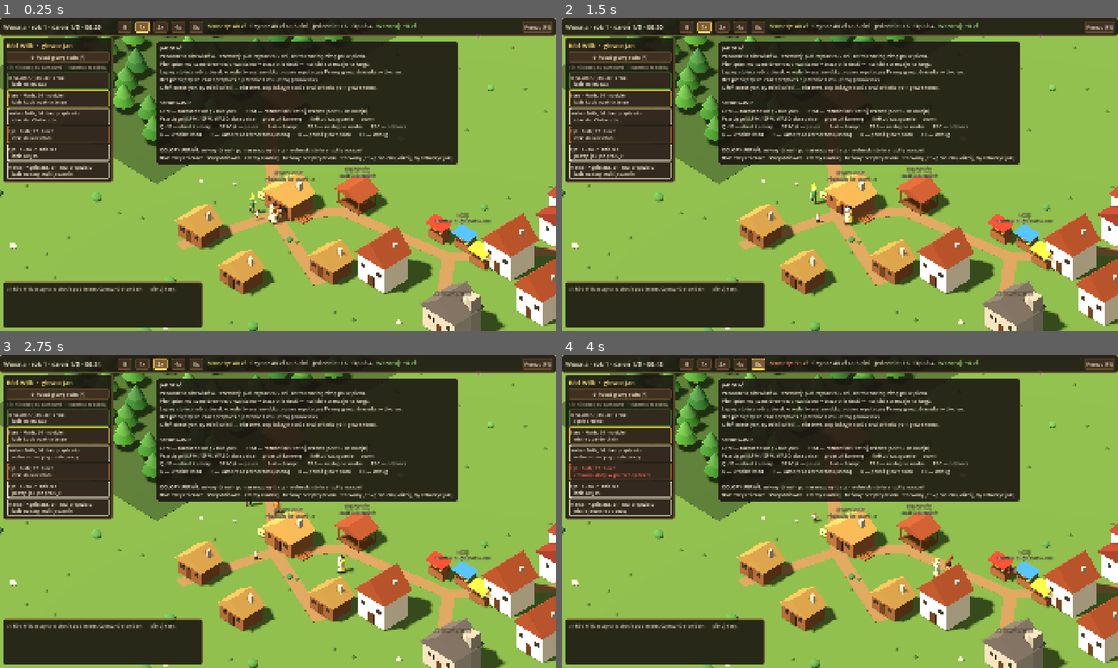
Above: before the commit, frames 1-4 (two rows, left to right).
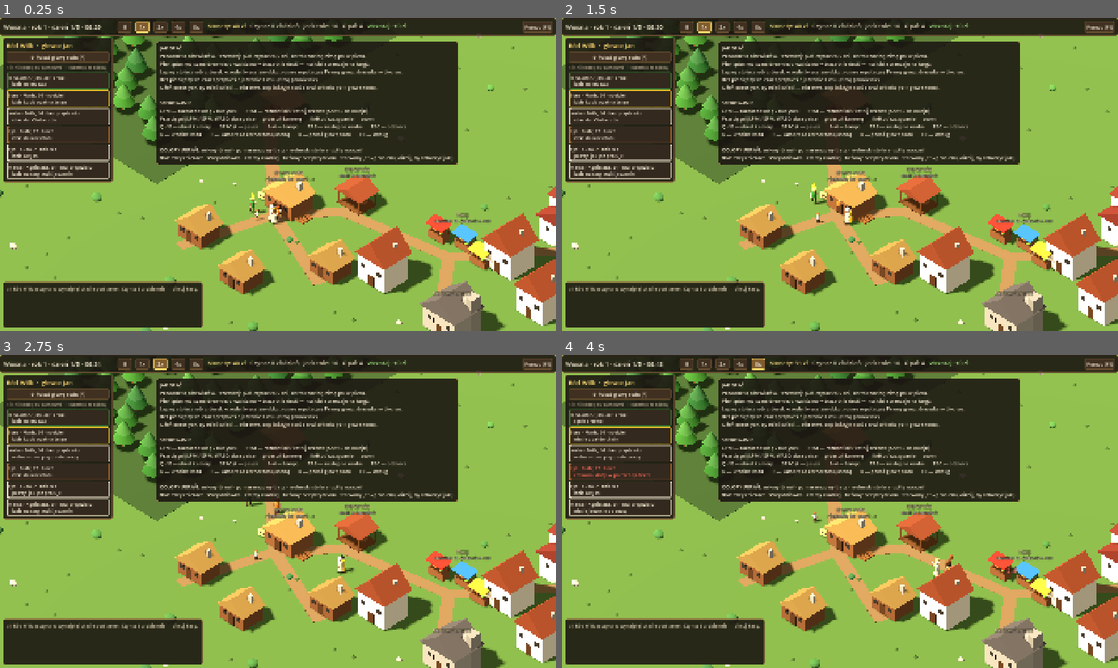
Above: after the commit, the same moments.

Repository: dwdzdc/dynastia
Game: Godot game, scene res://game/main.tscn
Same seed, same stepped clock (60 frames per second), same inputs: the game is played once before the commit and once after it.
Inputs:
- Up to frame 1 (0.25 s): no input
- Up to frame 2 (1.5 s): click "II" at 0.5 s; click "1x" at 1.25 s
- Up to frame 3 (2.75 s): click "2x" at 2 s
- Up to frame 4 (4 s): click "4x" at 2.75 s; click "8x" at 3.5 s

The runs differ from the first frame. In frame 1, 0.4% of the frame differs, in the area x 10-75%, y 1-88%; in frame 2, 0.4%; in frame 3, 0.4%; in frame 4, 0.4%.

Commit message:
F3: budynek jako aktywo - wlasciciel, czynsz dzienny do wlasciciela, eksmisja, bezdomnosc (S7)
Bezdomni spia, jedza (gotowe z targu) i spedzaja wieczor pod golym niebem, marzna
w chlodnej porze; z pieniedzmi na kilka dob wynajmuja wolny dom. Dlug ponad limit
dalej konczy sie aresztem. HUD i panel domu: czynsz/dzien, wlasciciel, mieszkancy.

Co-Authored-By: Claude Opus 5.5 <noreply@anthropic.com>

Diff:
--- a/data/balance.json
+++ b/data/balance.json
@@ -206,10 +206,15 @@
     "start_cash": 40,
     "start_food": 16,
     "start_firewood": 4,
-    "rent": 40,
-    "rent_period_days": 5,
-    "debt_interest": 0.1,
+    "rent_per_day": {
+      "home": 8.0,
+      "decor_house": 6.0
+    },
+    "debt_interest_per_day": 0.02,
     "debt_limit": 120,
+    "evict_debt": 50.0,
+    "evict_days": 2,
+    "rehouse_rent_days": 4,
     "debt_jail_days": 4,
     "prices": {
       "food": 1.0,
@@ -232,7 +237,11 @@
     "default_target_food": 20,
     "default_target_firewood": 6,
     "debt_jail_forgive": 0.5,
-    "meal_away_price": 1.5
+    "meal_away_price": 1.5,
+    "homeless_spot": [
+      60.0,
+      46.0
+    ]
   },
   "risk": {
     "chop_accident": 0.003,
--- a/sim/building.gd
+++ b/sim/building.gd
@@ -1,5 +1,6 @@
 # SimBuilding — budynek osady: pozycja, typ, zapasy towarów i ich pojemność.
-# Część warstwy logistyki (ADR-0001): nic nie wie o rodzinach ani więziach.
+# Część warstwy logistyki (ADR-0001): nic nie wie o rodzinach ani więziach; właściciel
+# to tylko id, a rozliczenia robi SimWorld.
 class_name SimBuilding
 extends RefCounted
 
@@ -11,6 +12,10 @@
 var stock: Dictionary = {}       # good -> int
 var capacity: Dictionary = {}    # good -> int (brak klucza = brak miejsca na ten towar)
 var chair_qualities: Array = []  # jakość każdego krzesła w zapasie (FIFO)
+# Aktywo (S7): właściciel to osoba („person”), ród („lineage”) albo nikt spoza okolicy („none”).
+var owner_kind: String = "none"
+var owner_id: int = -1
+var rent_per_day: float = 0.0
 
 
 func _init(p_id: String, p_name: String, p_type: String, p_pos: Vector2, p_cap: Dictionary) -> void:
--- a/sim/household.gd
+++ b/sim/household.gd
@@ -11,11 +11,9 @@
 
 var cash: float
 var debt: float = 0.0
-var rent: float
-var rent_period: int
-var next_rent_day: int
-var debt_interest: float
+var debt_interest: float             # na dobę
 var debt_limit: float
+var evict_days: int = 0              # ile dób z rzędu dług za dom przekracza próg eksmisji
 
 var target_food: int
 var target_firewood: int
@@ -35,14 +33,11 @@
 var _rep_decay: float
 
 
-func _init(p_id: int, p_home: String, eco: Dictionary, start_cash: float, p_rent: float) -> void:
+func _init(p_id: int, p_home: String, eco: Dictionary, start_cash: float) -> void:
 	id = p_id
 	home_id = p_home
 	cash = start_cash
-	rent = p_rent
-	rent_period = int(eco["rent_period_days"])
-	next_rent_day = rent_period
-	debt_interest = float(eco["debt_interest"])
+	debt_interest = float(eco["debt_interest_per_day"])
 	debt_limit = float(eco["debt_limit"])
 	target_food = int(eco["default_target_food"])
 	target_firewood = int(eco["default_target_firewood"])
@@ -122,8 +117,8 @@
 	_earn(amount)
 
 
-# Wywoływane raz na dobę. Zwraca opis zdarzenia czynszu ("" gdy brak).
-func new_day(day: int) -> Dictionary:
+# Wywoływane raz na dobę: bilans, nasycenie targu, reputacja, odsetki.
+func new_day() -> void:
 	last_day_net = earned_today - spent_today
 	earned_today = 0.0
 	spent_today = 0.0
@@ -131,20 +126,13 @@
 	# Reputacja wraca powoli ku zeru (dobra słabnie, zła się zapomina).
 	reputation = maxf(0.0, reputation - _rep_decay) if reputation > 0.0 else minf(0.0, reputation + _rep_decay)
 	if debt > 0.0:
-		debt *= 1.0 + debt_interest / float(rent_period)
-	if day < next_rent_day or rent <= 0.0:
-		return {}
-	next_rent_day += rent_period
-	if cash >= rent:
-		cash -= rent
-		spent_today += rent
-		return { "paid": true, "amount": rent }
-	var missing := rent - maxf(cash, 0.0)
-	spent_today += maxf(cash, 0.0)
-	cash = 0.0
-	debt += missing
-	return { "paid": false, "amount": rent, "missing": missing, "over_limit": debt > debt_limit }
+		debt *= 1.0 + debt_interest
 
 
-func days_to_rent(day: int) -> int:
-	return next_rent_day - day
+# Opłata dzienna (czynsz): płaci z kasy, brak idzie w dług. Zwraca zapłaconą część.
+func pay_due(amount: float) -> float:
+	var paid := minf(maxf(cash, 0.0), amount)
+	cash -= paid
+	spent_today += paid
+	debt += amount - paid
+	return paid
--- a/sim/jobs.gd
+++ b/sim/jobs.gd
@@ -74,6 +74,10 @@
 	a.alert = false
 	a.hungry_no_food = false
 	var kind := desired_kind(a)
+	if _home(a) == null:
+		a.plan_kind = kind
+		_plan_homeless(a, kind)
+		return
 	if w.is_independent(a):
 		a.plan_kind = kind
 		_plan_independent(a, kind)
@@ -167,6 +171,59 @@
 
 
 # --- Plany ---
+
+# Bez domu (S7): śpi, je i spędza wieczory w miejscu noclegu pod gołym niebem;
+# jedzenie kupuje gotowe na targu, a pracuje jak zwykle.
+func _homeless_spot(a: SimAgent) -> Vector2:
+	var s: Array = w.balance["economy"]["homeless_spot"]
+	return Vector2(float(s[0]), float(s[1])) + Vector2(float(a.id % 5) - 2.0, float(a.id % 3)) * 0.8
+
+
+func _plan_homeless(a: SimAgent, kind: String) -> void:
+	var spot := _homeless_spot(a)
+	match kind:
+		"sick":
+			_walk(a, spot, "chory — wlecze się na swoje legowisko")
+			_act(a, "rest", 3.0, "chory — leży pod gołym niebem")
+		"sleep":
+			_walk(a, spot, "idzie spać pod gołym niebem")
+			_act(a, "sleep", 4.0, "śpi pod gołym niebem (bez domu)")
+		"eat":
+			_plan_eat_away(a)
+		"dinner":
+			_walk(a, spot, "wraca na kolację tam, gdzie śpią")
+			_act(a, "dine", float(_cfg["wait_seconds"]) * 2.0, "kolacja pod gołym niebem")
+		"work":
+			_plan_work(a)
+		"child":
+			var t := follow_target(a) if block_at(w.clock.time_of_day()) == "work" else null
+			if t != null:
+				_plan_follow(a, t)
+			else:
+				_walk(a, spot + Vector2(1.0, 1.0), "bawi się przy legowisku")
+				_act(a, "play", 3.0, "bawi się przy legowisku (bez domu)")
+		_:
+			_walk(a, spot, "wraca na legowisko")
+			_act(a, "rest", 3.0, "siedzi bezczynnie — bez domu")
+
+
+# Posiłek kupiony gotowy na targu (bez spiżarni), a bez pieniędzy — las.
+func _plan_eat_away(a: SimAgent) -> void:
+	var price := float(w.balance["economy"]["meal_away_price"])
+	var p := w.person_of(a)
+	if p.purse >= price or _hh(a).cash >= price:
+		var market: SimBuilding = w.building("market")
+		_walk(a, market.door(), "idzie coś zjeść na targu")
+		_do(a, "meal_away", price)
+		_act(a, "eat", 1.5, "je na targu", market.id)
+	elif a.can_work():
+		_plan_forage(a)
+		_do(a, "eat_carried")
+	else:
+		a.hungry_no_food = true
+		_walk(a, _homeless_spot(a), "GŁODNY — bez grosza")
+		_wait(a, "GŁODNY — bez grosza i bez domu", "wait", true)
+
 
 # Minimalny autopilot osoby spoza rodu (C4): mieszka u siebie, chodzi na dniówkę,
 # zarobek trzyma w sakiewce, a jedzenie kupuje i zjada na targu.
@@ -325,7 +382,7 @@
 			_plan_producer(a, w.building("workshop"), "craft")
 		"carrier":
 			if not _plan_carrier(a):
-				_walk(a, _home(a).door() + Vector2(1.5, 1.0), "nosiciel — nic do noszenia")
+				_walk(a, (_home(a).door() if _home(a) != null else _homeless_spot(a)) + Vector2(1.5, 1.0), "nosiciel — nic do noszenia")
 				_wait(a, "nosiciel — nic do noszenia")
 		"laborer":
 			_plan_laborer(a)
@@ -334,7 +391,10 @@
 		"thief":
 			_plan_thief(a)
 		_:
-			_go_inside(a, _home(a), "rest", 3.0, _rest_reason(a))
+			if _home(a) == null:
+				_plan_homeless(a, "chore")
+			else:
+				_go_inside(a, _home(a), "rest", 3.0, _rest_reason(a))
 
 
 func _plan_woodcutter(a: SimAgent) -> void:
@@ -449,7 +509,7 @@
 
 # Obowiązki domowe (każdy dorosły po pracy i bez przydziału).
 func _plan_chore(a: SimAgent) -> bool:
-	if not a.can_work():
+	if not a.can_work() or _home(a) == null:
 		return false
 	if a.carrying != "":
 		_plan_deliver_carried(a)
@@ -468,6 +528,8 @@
 
 
 func _food_trip(a: SimAgent, urgent: bool) -> bool:
+	if _home(a) == null:
+		return false
 	var hh = _hh(a)
 	var home: SimBuilding = _home(a)
 	var want: int = hh.target_food - home.amount("food")
@@ -491,6 +553,8 @@
 
 
 func _firewood_trip(a: SimAgent) -> bool:
+	if _home(a) == null:
+		return false
 	var home: SimBuilding = _home(a)
 	var mill: SimBuilding = w.building("sawmill")
 	if home.amount("log") >= _hh(a).target_firewood or home.space("log") <= 0:
@@ -558,6 +622,10 @@
 
 # Dokąd odnieść to, co agent ma w rękach (np. po przerwaniu planu).
 func _plan_deliver_carried(a: SimAgent) -> void:
+	if _home(a) == null and a.carrying in ["food", "log"]:
+		a.clear_carry()
+		_wait(a, "nie ma dokąd tego zanieść — bez domu")
+		return
 	var dest := ""
 	match a.carrying:
 		"food":
@@ -664,9 +732,14 @@
 
 func _fx_meal_away(a: SimAgent, price: float) -> bool:
 	var p := w.person_of(a)
-	if p == null or p.purse < price:
-		return false
-	p.purse -= price
+	if p == null:
+		return false
+	if p.purse >= price:
+		p.purse -= price
+	elif _hh(a).cash >= price:
+		_hh(a).pay(price)
+	else:
+		return false
 	a.needs["food"] = minf(100.0, a.needs["food"] + float(w.balance["needs"]["food"]["meal"]))
 	return true
 
--- a/sim/world.gd
+++ b/sim/world.gd
@@ -52,7 +52,7 @@
 	clock.set_time(0, float(balance["schedule"]["wake"]) + START_AFTER_WAKE)
 	rng = SimRng.new(seed)
 	events = SimEvents.new()
-	household = new_household("home", float(balance["economy"]["start_cash"]), float(balance["economy"]["rent"]))
+	household = new_household("home", float(balance["economy"]["start_cash"]))
 	jobs = SimJobs.new(self)
 	_regrow_total = float(balance["trees"]["regrow_days"]) * clock.day_seconds
 
@@ -60,8 +60,10 @@
 	for b in map["buildings"]:
 		var t := String(b["type"])
 		var cap: Dictionary = storage.get("home" if t in HOUSE_TYPES else t, {})
-		buildings[b["id"]] = SimBuilding.new(String(b["id"]), String(b["name"]), t,
+		var nb := SimBuilding.new(String(b["id"]), String(b["name"]), t,
 			Vector2(float(b["x"]), float(b["y"])), cap)
+		nb.rent_per_day = float(balance["economy"]["rent_per_day"].get(t, 0.0))
+		buildings[b["id"]] = nb
 	var eco: Dictionary = balance["economy"]
 	home().add("food", int(eco["start_food"]))
 	home().add("log", int(eco["start_firewood"]))
@@ -74,8 +76,8 @@
 	family.setup_start()
 	for p in family.living():
 		p.set_meta("stage", family.stage_of(p))
-	note("Ród %s zaczyna w chacie pod lasem. Czynsz %d zł co %d dni — pilnuj kasy." % [
-		family.dynasty, int(household.rent), household.rent_period], "info", home().door())
+	note("Ród %s zaczyna w wynajętej chacie pod lasem. Czynsz %d zł dziennie — pilnuj kasy." % [
+		family.dynasty, int(home().rent_per_day)], "info", home().door())
 
 
 func _generate_trees() -> void:
@@ -105,12 +107,13 @@
 	return buildings["home"]
 
 
+# Dom agenta albo null, gdy jest bezdomny (S7).
 func home_of(a: SimAgent) -> SimBuilding:
-	return buildings[a.home_id]
-
-
-func new_household(home_id: String, cash: float, rent: float = 0.0) -> SimHousehold:
-	var h := SimHousehold.new(_next_household, home_id, balance["economy"], cash, rent)
+	return buildings.get(a.home_id)
+
+
+func new_household(home_id: String, cash: float) -> SimHousehold:
+	var h := SimHousehold.new(_next_household, home_id, balance["economy"], cash)
 	_next_household += 1
 	households[h.id] = h
 	return h
@@ -640,7 +643,14 @@
 	# Opał: każdy zamieszkany dom zużywa drewno, zwłaszcza zimą.
 	var need := float(balance["economy"]["firewood_per_day"].get(season, 0.0))
 	for h: SimHousehold in households.values():
-		if h.members.is_empty() or not buildings.has(h.home_id):
+		if h.members.is_empty():
+			continue
+		if not buildings.has(h.home_id):
+			# Bez domu: każda noc w chłodnej porze to zimno.
+			for pid in h.members:
+				var ha := agent_by_id(family.persons[pid].agent_id)
+				if ha != null:
+					ha.cold = need > 0.0
 			continue
 		h.burn_acc += need
 		var burn := int(floor(h.burn_acc))
@@ -655,21 +665,12 @@
 		if cold and h == household:
 			note("Zimno w chacie — zabrakło opału! Śpiący tracą zdrowie.", "warn", home().door())
 
-	# Czynsz i dług (komunikaty tylko dla gospodarstwa gracza).
+	# Czynsz dzienny, eksmisja, nowy dom (S7). Komunikaty tylko dla gospodarstwa gracza.
 	for h: SimHousehold in households.values():
-		if h != household:
-			h.new_day(day)
-	var r := household.new_day(day)
-	if not r.is_empty():
-		if bool(r["paid"]):
-			note("Zapłacono czynsz: %d zł." % int(r["amount"]), "info", null)
-		else:
-			note("Brak na czynsz! Dług rośnie o %d zł (razem %d zł)." % [int(r["missing"]), int(household.debt)], "critical", null)
-			if bool(r["over_limit"]):
-				_debt_jail()
-			else:
-				ask_ok("Czynsz niezapłacony", "Zabrakło %d zł na czynsz. Dług: %d zł (+%d%% co %d dni).\nPrzy długu powyżej %d zł straż zabierze kogoś do aresztu." % [
-					int(r["missing"]), int(household.debt), int(household.debt_interest * 100), household.rent_period, int(household.debt_limit)])
+		h.new_day()
+		_settle_rent(h)
+	if household.debt > household.debt_limit:
+		_debt_jail()
 
 	# Choroby.
 	var h: Dictionary = balance["health"]
@@ -694,6 +695,82 @@
 	stats["max_generation"] = _max_living_generation()
 
 
+# Najemca płaci właścicielowi za dobę. Za duży dług przez kilka dób z rzędu → eksmisja.
+# Bezdomni z pieniędzmi na kilka dób czynszu wynajmują wolny dom.
+func _settle_rent(h: SimHousehold) -> void:
+	if h.members.is_empty():
+		return
+	var eco: Dictionary = balance["economy"]
+	var b: SimBuilding = buildings.get(h.home_id)
+	if b == null:
+		var free := free_house()
+		if free != null and h.cash >= free.rent_per_day * float(eco["rehouse_rent_days"]):
+			move_household(h, free)
+			if h == household:
+				note("Rodzina wynajmuje dom: %s (%d zł dziennie)." % [free.name, int(free.rent_per_day)], "good", free.door())
+		return
+	if b.rent_per_day <= 0.0 or owns(h, b):
+		return
+	var missing := b.rent_per_day - h.pay_due(b.rent_per_day)
+	pay_owner(b, b.rent_per_day - missing)
+	if missing > 0.0 and h == household:
+		note("Brak na czynsz! Dług %d zł." % int(h.debt), "warn", null)
+	if h.debt >= float(eco["evict_debt"]):
+		h.evict_days += 1
+	else:
+		h.evict_days = 0
+	if h.evict_days >= int(eco["evict_days"]):
+		evict(h)
+
+
+# Czy gospodarstwo jest właścicielem domu (przez osobę z gospodarstwa albo ród).
+func owns(h: SimHousehold, b: SimBuilding) -> bool:
+	match b.owner_kind:
+		"person":
+			return b.owner_id in h.members
+		"lineage":
+			for pid in h.members:
+				if family.persons[pid].lineage_id == b.owner_id:
+					return true
+	return false
+
+
+# Czynsz trafia do konkretnej osoby (sakiewka) albo do gospodarstwa roota rodu-właściciela.
+func pay_owner(b: SimBuilding, amount: float) -> void:
+	if amount <= 0.0:
+		return
+	match b.owner_kind:
+		"person":
+			var p: SimPerson = family.persons.get(b.owner_id)
+			if p != null:
+				p.purse += amount
+		"lineage":
+			var l: SimLineage = family.lineages.get(b.owner_id)
+			var r: SimPerson = family.persons.get(l.root_id) if l != null else null
+			if r != null and households.has(r.household_id):
+				households[r.household_id].earn(amount)
+
+
+func move_household(h: SimHousehold, b: SimBuilding) -> void:
+	h.home_id = b.id if b != null else ""
+	h.evict_days = 0
+	for pid in h.members:
+		var a := agent_by_id(family.persons[pid].agent_id)
+		if a != null:
+			a.home_id = h.home_id
+			jobs.replan(a)
+
+
+# Eksmisja: gospodarstwo zostaje bez dachu nad głową. To stan gry, nie koniec.
+func evict(h: SimHousehold) -> void:
+	var b: SimBuilding = buildings.get(h.home_id)
+	move_household(h, null)
+	if h == household and b != null:
+		note("EKSMISJA: właściciel wyrzucił rodzinę z domu (%s). Śpicie pod gołym niebem." % b.name, "critical", b.door())
+		chronicle.add(clock.now(), "eviction", "Eksmisja z domu (%s) za długi." % b.name, h.members, family.player_lineage_id)
+		ask_ok("Eksmisja", "Dług za dom urósł do %d zł. Właściciel wyrzucił was z: %s.\nŚpicie pod gołym niebem, dopóki nie stać was na nowy dom." % [int(h.debt), b.name])
+
+
 func _debt_jail() -> void:
 	# Straż bierze dorosłego krewnego (nie głowę rodu, jeśli jest ktoś inny).
 	var cands: Array = []
@@ -717,6 +794,7 @@
 	a.hidden = true
 	a.jail_days = float(balance["economy"]["debt_jail_days"])
 	var forgiven := household.debt * float(balance["economy"]["debt_jail_forgive"])
+	household.evict_days = 0
 	household.debt -= forgiven
 	note("Straż zabrała %s do aresztu za długi rodu (%d dni). Połowa długu umorzona." % [p.name, int(a.jail_days)], "critical", building("jail").door())
 	ask_ok("Areszt za długi", "Dług przekroczył %d zł. Straż zabrała %s do aresztu na %d dni.\nPołowa długu umorzona, reszta (%d zł) zostaje." % [
--- a/tests/run_tests.gd
+++ b/tests/run_tests.gd
@@ -65,6 +65,7 @@
 	_test_child_follows_adult()
 	_test_ai_lineage_lives_independently()
 	_test_households_separate()
+	_test_rent_eviction_homeless()
 	_test_world_deterministic()
 	_test_world_30_days_autonomous()
 	_test_economy_chain_produces_income()
@@ -779,6 +780,40 @@
 	check("player's people are members of the player household", kids == f.living().size())
 
 
+func _test_rent_eviction_homeless() -> void:
+	var w = _new_world()
+	var f = w.family
+	var home = w.home()
+	var l = f.new_lineage("Kos")
+	var ids: Array = f.spawn_family(_ai_specs(), l, w.building("n1"))
+	var landlord = f.persons[ids[0]]
+	home.owner_kind = "person"
+	home.owner_id = landlord.id
+	var purse0: float = landlord.purse
+	var cash0: float = w.household.cash
+	w._settle_rent(w.household)
+	check("daily rent goes to the owner's purse", is_equal_approx(landlord.purse - purse0, home.rent_per_day) and is_equal_approx(cash0 - w.household.cash, home.rent_per_day))
+	# Bankructwo: brak pieniędzy, dług rośnie, po kilku dobach eksmisja.
+	w.household.cash = 0.0
+	for b in w.buildings.values():
+		if b.type in ["home", "decor_house"] and b != home:
+			b.type = "decor_town"   # brak wolnych domów
+	for i in 30:
+		w._settle_rent(w.household)
+	check("unpaid rent turns into debt and eviction", w.household.home_id == "" and w.household.debt > 0.0)
+	check("eviction is not game over", not f.game_over)
+	var a = w.agent_by_id(f.root().agent_id)
+	check("evicted family is homeless (no home building)", w.home_of(a) == null)
+	w.clock.set_time(w.clock.day_index(), 0.95)
+	w.jobs.replan(a)
+	var last: Dictionary = a.steps[a.steps.size() - 1]
+	check("homeless sleeps outdoors with a reason", String(last.get("act", "")) == "sleep" and String(last["why"]).contains("gołym niebem"))
+	w.household.cash = 100.0
+	w.buildings["n2"].type = "decor_house"
+	w._settle_rent(w.household)
+	check("with money the family rents a free house again", w.household.home_id != "" and a.home_id == w.household.home_id)
+
+
 func _state_sig(w) -> String:
 	var parts: Array = ["%.3f" % w.household.cash, str(w.building("sawmill").stock)]
 	for a in w.agents:
@@ -829,7 +864,7 @@
 	var w = _new_world()
 	_run_days_auto(w, 5.0)
 	check("woodcutter -> sawmill -> market sells planks", int(w.stats.get("sold_plank", 0)) > 0)
-	check("household paid first rent without debt", w.household.debt == 0.0)
+	check("household pays daily rent without debt", w.household.debt == 0.0)
 
 
 func _test_no_income_goes_into_debt() -> void:
--- a/ui/hud.gd
+++ b/ui/hud.gd
@@ -171,14 +171,18 @@
 	for i in _top_speed.size():
 		_top_speed[i].button_pressed = c.speed == i
 	var hh := world.household
-	var home := world.home()
-	var days := hh.days_to_rent(c.day_index())
-	var cash_col := "#e8d27a" if hh.cash >= hh.rent else "#ff8a70"
+	var home: SimBuilding = world.buildings.get(hh.home_id)
+	var rent: float = home.rent_per_day if home != null and not world.owns(hh, home) else 0.0
+	var cash_col := "#e8d27a" if hh.cash >= rent else "#ff8a70"
 	var t := "[color=%s]Monety: %d zł[/color]" % [cash_col, int(hh.cash)]
 	if hh.debt > 0.0:
 		t += "   [color=#ff6a55]Dług: %d zł[/color]" % int(ceil(hh.debt))
-	var rent_col := "#ff8a70" if days <= 1 and hh.cash < hh.rent else ("#ffd070" if days <= 1 else "#d8ccb0")
-	t += "   [color=%s]Czynsz %d zł za %d %s[/color]" % [rent_col, int(hh.rent), days, "dzień" if days == 1 else "dni"]
+	if home == null:
+		t += "   [color=#ff6a55]BEZ DOMU[/color]"
+		_top_res.text = t
+		return
+	if rent > 0.0:
+		t += "   [color=%s]Czynsz %d zł/dzień[/color]" % ["#ff8a70" if hh.cash < rent else "#d8ccb0", int(rent)]
 	var food_col := "#ff8a70" if home.amount("food") < 6 else "#d8ccb0"
 	t += "   [color=%s]Jedzenie: %d[/color]" % [food_col, home.amount("food")]
 	var need := float(world.balance["economy"]["firewood_per_day"].get(c.current_season(), 0.0))
@@ -592,15 +596,20 @@
 		return
 	_info_box.add_child(_label(b.name, 26, Color(1.0, 0.85, 0.45)))
 	var hh := world.household
+	if b.type in SimWorld.HOUSE_TYPES:
+		_dyn(func(): return _owner_text(b), 16, DIM)
 	match b.type:
-		"home":
+		"home", "decor_house":
 			_dyn(func(): return "Spiżarnia: %d / %d posiłków\nOpał: %d / %d kłód (zużycie: %s/dzień)" % [
 				b.amount("food"), int(b.capacity["food"]), b.amount("log"), int(b.capacity["log"]),
 				str(world.balance["economy"]["firewood_per_day"].get(world.clock.current_season(), 0))], 18)
-			_dyn(func(): return "Czynsz: %d zł co %d dni (następny za %d). Brak = dług, dług > %d zł = areszt." % [
-				int(hh.rent), hh.rent_period, hh.days_to_rent(world.clock.day_index()), int(hh.debt_limit)], 16, DIM)
+			_dyn(func(): return "Czynsz: %d zł dziennie. Dług ponad %d zł przez %d dni = eksmisja; ponad %d zł = areszt." % [
+				int(b.rent_per_day), int(world.balance["economy"]["evict_debt"]), int(world.balance["economy"]["evict_days"]), int(hh.debt_limit)], 16, DIM)
 			_info_box.add_child(HSeparator.new())
-			_info_box.add_child(_label("Ile trzymać w zapasie (nosiciele i domownicy dokupią / doniosą):", 16, DIM))
+			var keep := _label("Ile trzymać w zapasie (nosiciele i domownicy dokupią / doniosą):", 16, DIM)
+			keep.autowrap_mode = TextServer.AUTOWRAP_WORD_SMART
+			keep.custom_minimum_size.x = 400
+			_info_box.add_child(keep)
 			_stepper("Jedzenie", func(): return hh.target_food, func(d): hh.target_food = clampi(hh.target_food + d, 0, int(b.capacity["food"])))
 			_stepper("Opał", func(): return hh.target_firewood, func(d): hh.target_firewood = clampi(hh.target_firewood + d, 0, int(b.capacity["log"])))
 		"sawmill":
@@ -635,6 +644,23 @@
 				return "W areszcie: " + (", ".join(names) if not names.is_empty() else "nikt z rodu"), 17)
 		_:
 			_info_box.add_child(_label("Chata sąsiadów. Stąd przychodzą kandydaci do ożenku.", 17, DIM))
+
+
+func _owner_text(b: SimBuilding) -> String:
+	var who := "właściciel spoza okolicy"
+	match b.owner_kind:
+		"person":
+			var p: SimPerson = world.family.persons.get(b.owner_id)
+			who = "właściciel: " + (p.full_name() if p != null else "?")
+		"lineage":
+			var l: SimLineage = world.family.lineages.get(b.owner_id)
+			who = "własność rodu " + (l.name if l != null else "?")
+	var tenants: Array = []
+	for h: SimHousehold in world.households.values():
+		if h.home_id == b.id:
+			for pid in h.members:
+				tenants.append(world.family.persons[pid].name)
+	return "%s · mieszkają: %s" % [who, ", ".join(tenants) if not tenants.is_empty() else "nikt"]
 
 
 func _stepper(title: String, get_fn: Callable, change_fn: Callable) -> void:
Not shown, changed: progress.md
